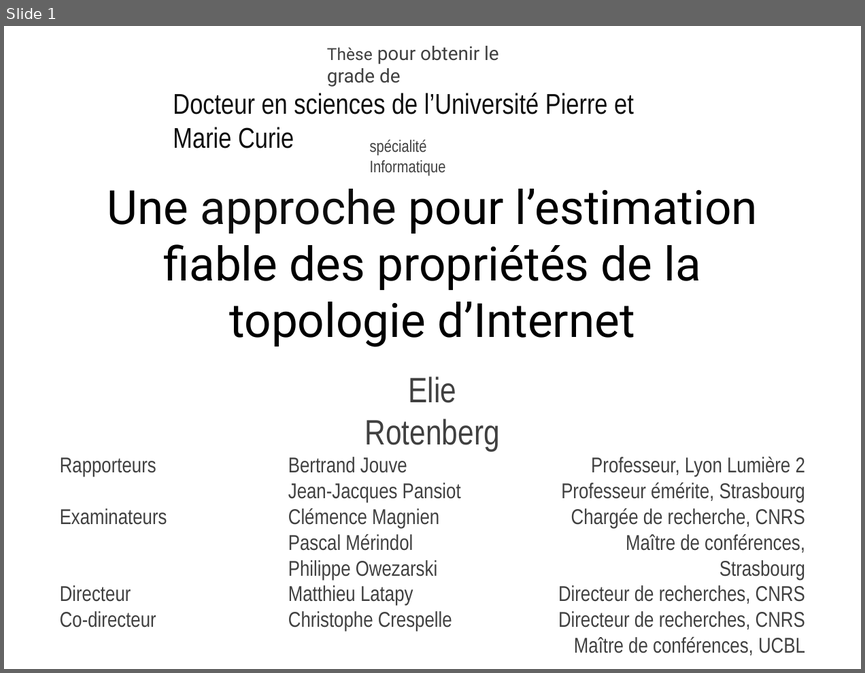
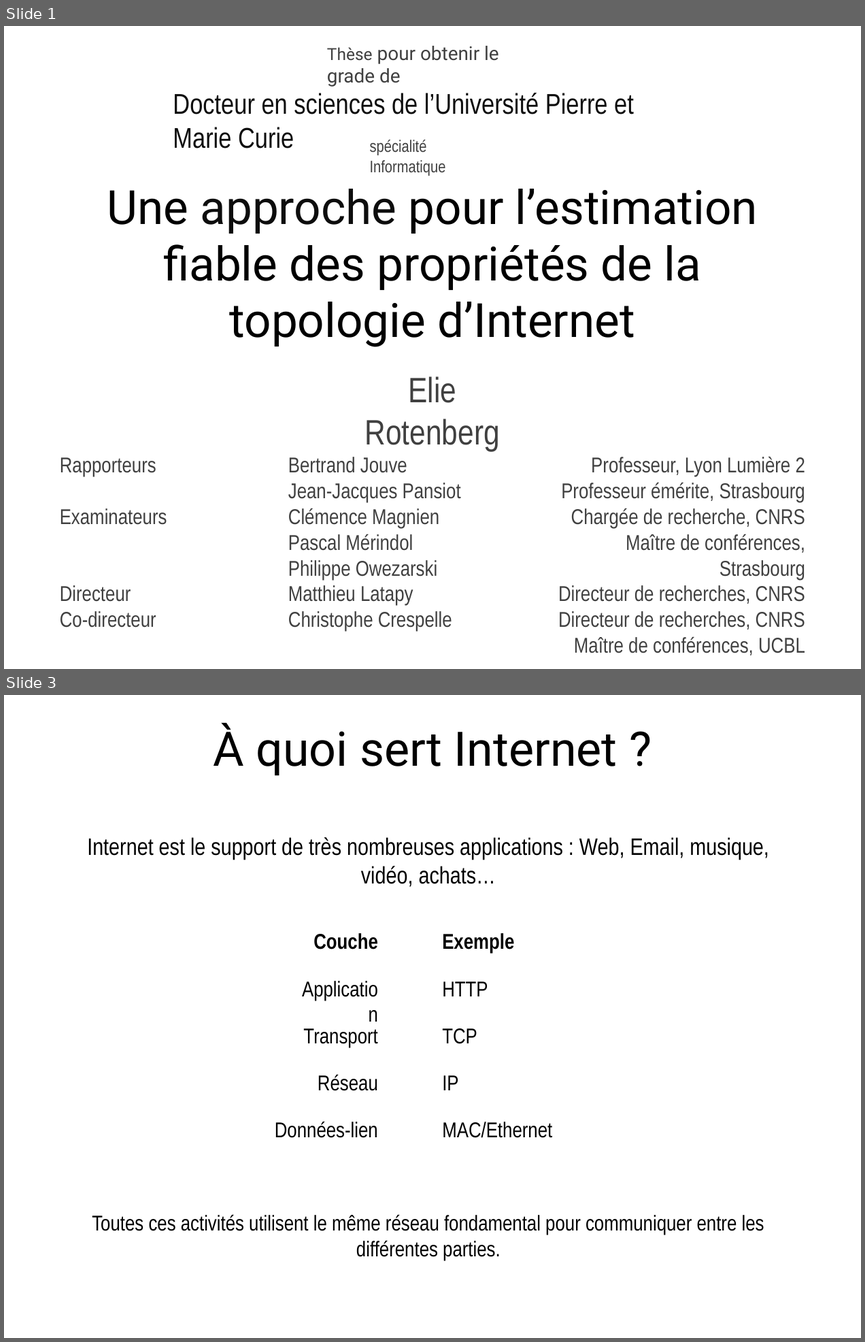
Before and after one commit to elierotenberg/my-thesis, a slide deck: slides.pptx. Shown one above the other, each under a label of ours: slide 1 before the commit, slides 1 and 3 after it; the slides between them are not shown. The pictures are 865x673 and 865x1342 pixels, drawn with LibreOffice and Linux fonts; fonts in the diff are those of the drawing. Boxes give left, top, right and bottom in pixels: in the first picture for what was removed or moved away, otherwise in the second. Text is boxed around its words. In the diff, an @@ line names an element or a change of style, - is before the commit and + after.

```diff
--- a/slides.pptx
+++ b/slides.pptx
@@ slide 3 added at [4,695,861,1338], background #FFFFFF @@
@@ title added at [213,723,617,776], 40 pt, text #000000 @@
+À quoi sert Internet ?
@@ text added at [87,837,769,887], 20 pt, text #000000 @@
+Internet est le support de très nombreuses applications : Web, Email, musique, vidéo, achats…
@@ group added at [275,933,552,1138]: 10 texts @@
+Application
+Transport
+Réseau
+Données-lien
+HTTP
+TCP
+IP
+MAC/Ethernet
+Couche
+Exemple
@@ text added at [92,1214,764,1261], 18 pt, text #000000 @@
+Toutes ces activités utilisent le même réseau fondamental pour communiquer entre les différentes parties.
```
Also in this commit, not shown: 10 other slides added.
